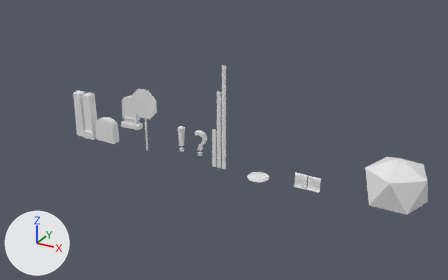
One commit to the Blender file resources/data/misc.blend: the scene before it, then after it.
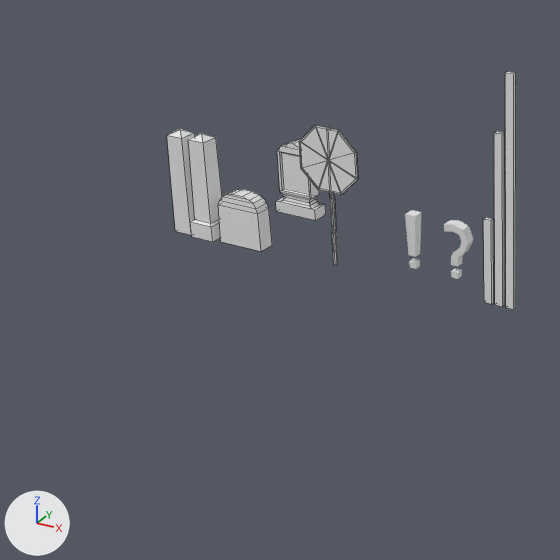
Old and new are each drawn whole from a 50 mm camera at (10.26, -11.15, 6.29) aimed at (4.4, -0.49, 0.96) and again close up on the part from 0% to 55% of the width and 12% to 100% of the height. The axes (+X, +Y, +Z) are drawn at lower left. The lights are the same throughout. The close-ups show mesh edges as thin lines.

In view in the first close-up: 'exclamationMark', 'obelisk01', 'obelisk02', 'questionMark', 'stopSign', 'tombstone01', 'tombstone02', 'twoByFourByEight', 'twoByFourBySix', 'twoByFourByThree'.
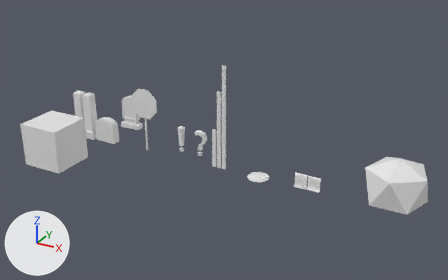
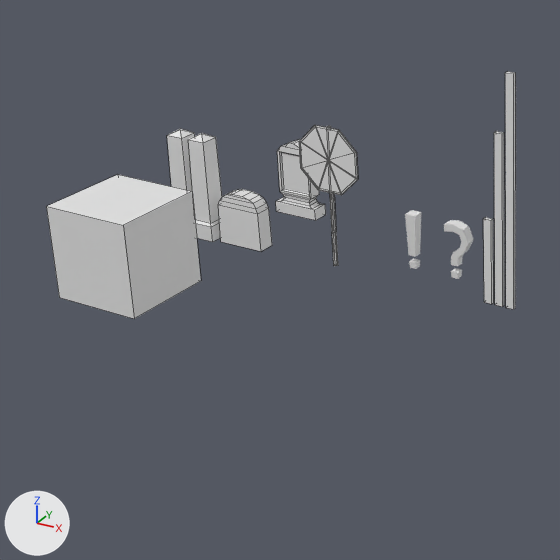
Commit message: added a block

Location of each change, [x1, y1, x2, y2] in pixels of the close-ups (560 x 560 px):
'block', added: after [46, 175, 201, 319]

What the commit changed:
Mesh me_block is new.
It is a box spanning x 0.0..1.0, y 0.0..1.0, z 0.0..1.0.
Object 'block' (ob_block) is new; it shows me_block.
Its location is (0.0, -2.0, 0.0).
